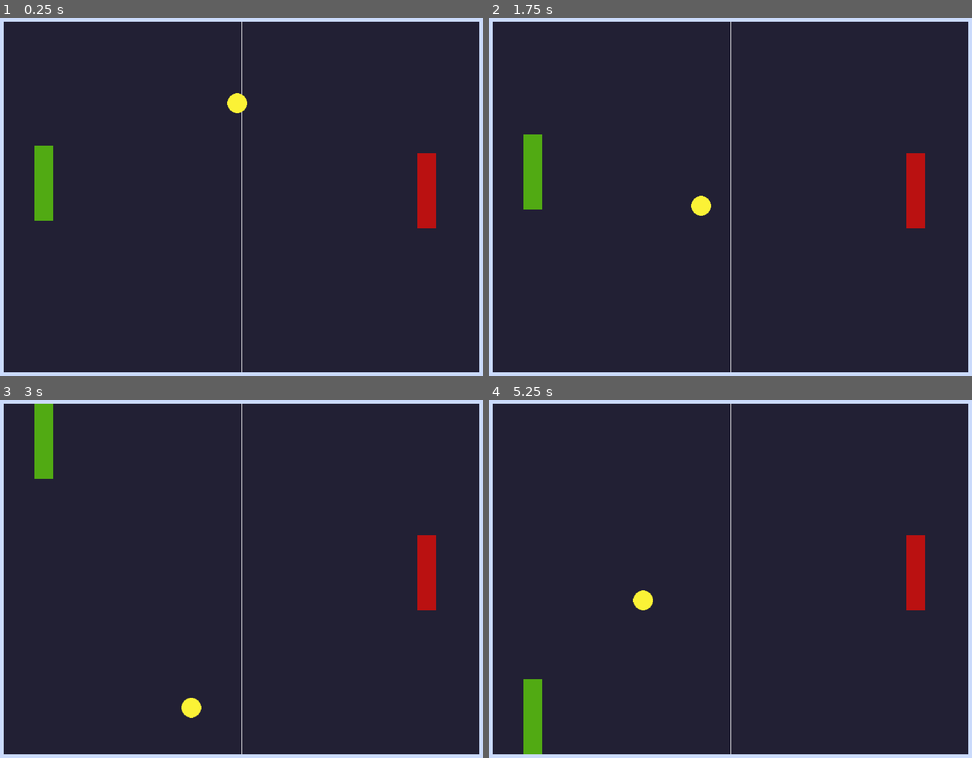
Above: before the commit, frames 1-4 (two rows, left to right).
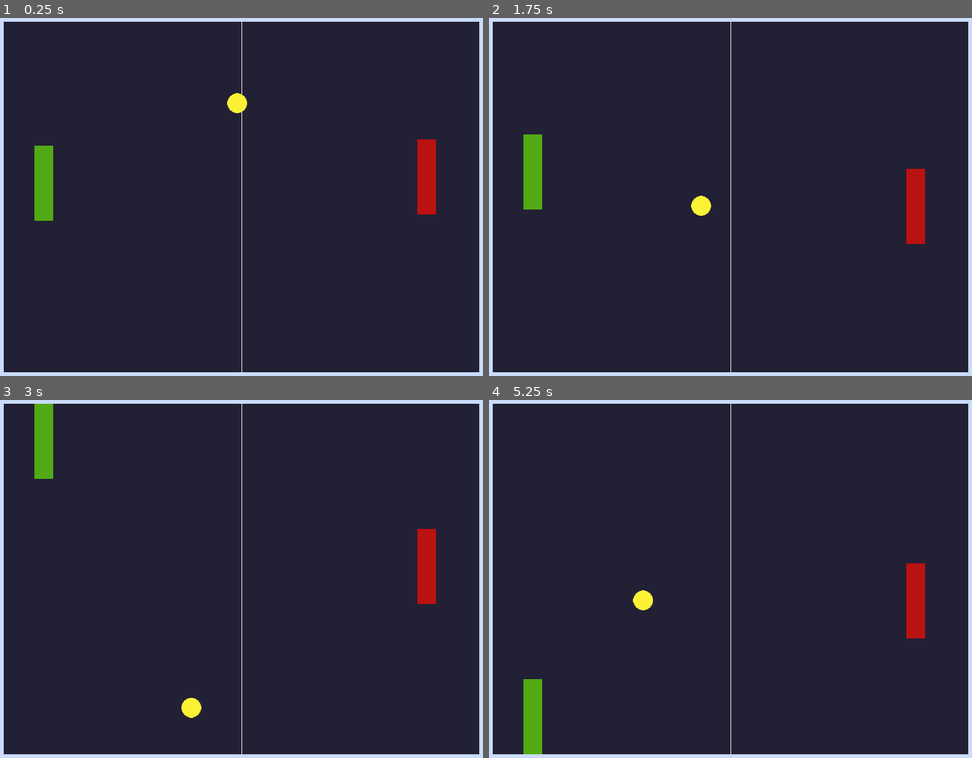
Above: after the commit, the same moments.

Repository: mjcampos/Pong
Game: Godot game, scene res://scenes/game/game.tscn
Two runs of this game, one before a commit and one after it. Both use one fixed random seed, a clock stepped at 60 frames per second and the inputs below.
Inputs:
- Up to frame 1 (0.25 s): no input
- Up to frame 2 (1.75 s): hold Up (ui_up) 0.53-1.28 s; hold Down (ui_down) from 1.28 s (still down)
- Up to frame 3 (3 s): release Down (ui_down) at 2.03 s; hold Up (ui_up) from 2.03 s (still down)
- Up to frame 4 (5.25 s): release Up (ui_up) at 3.53 s; hold Down (ui_down) from 3.53 s (still down)

The runs differ from the first frame. In frame 1, 0.3% of the frame differs, in the area x 86-91%, y 33-59%; in frame 2, 0.3%; in frame 3, 0.1%; in frame 4, 0.6%, in the area x 86-91%, y 37-67%.

Commit message:
Setup Enemy AI
This includes adding a game manager

Diff:
--- a/project.godot
+++ b/project.godot
@@ -14,6 +14,10 @@
 run/main_scene="res://scenes/game/game.tscn"
 config/features=PackedStringArray("4.3", "Mobile")
 config/icon="res://icon.svg"
+
+[autoload]
+
+GameManager="*res://singletons/game_manager.gd"
 
 [display]
 
--- a/scenes/ball/ball.gd
+++ b/scenes/ball/ball.gd
@@ -13,3 +13,6 @@
 
 	if collision:
 		velocity = velocity.bounce(collision.get_normal())
+
+	# Update the ball's location in the Game Manager to allow the Enemy AI to move accordingly
+	GameManager.set_ball_location(position)
--- a/scenes/enemy/enemy.gd
+++ b/scenes/enemy/enemy.gd
@@ -9,4 +9,17 @@
 	fixed_x_position = position.x
 
 func _physics_process(delta):
+	var ball_location: Vector2 = GameManager.get_ball_location()
+
+	# Only move along the y-axis towards the ball
+	if ball_location.y > position.y:
+		velocity.y = _speed  # Move downwards
+	elif ball_location.y < position.y:
+		velocity.y = -_speed  # Move upwards
+	else:
+		velocity.y = 0  # Stop moving if aligned with the puck
+
+	# Move the paddle using the calculated velocity
 	move_and_slide()
+
+	position.x = fixed_x_position
--- /dev/null
+++ b/singletons/game_manager.gd
@@ -0,0 +1,9 @@
+extends Node
+
+var ball_location: Vector2
+
+func set_ball_location(bl: Vector2):
+	ball_location = bl
+
+func get_ball_location():
+	return ball_location
